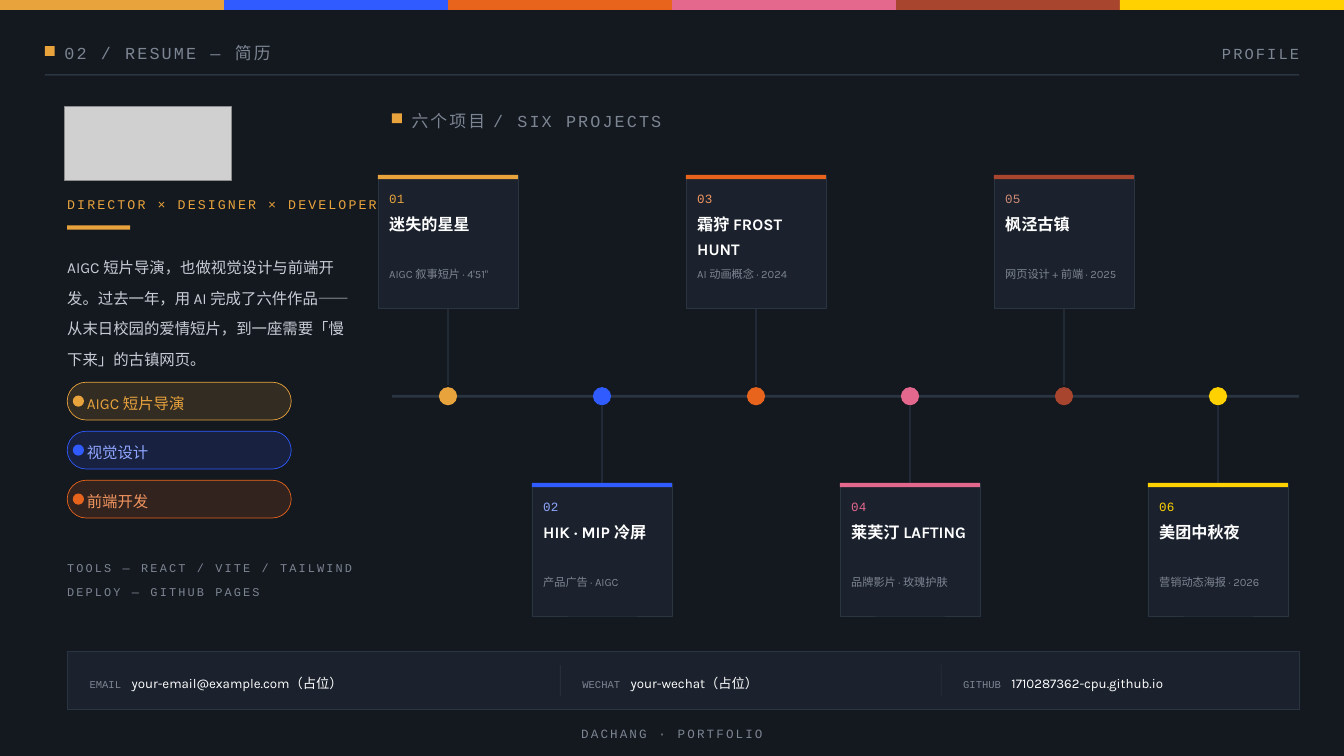
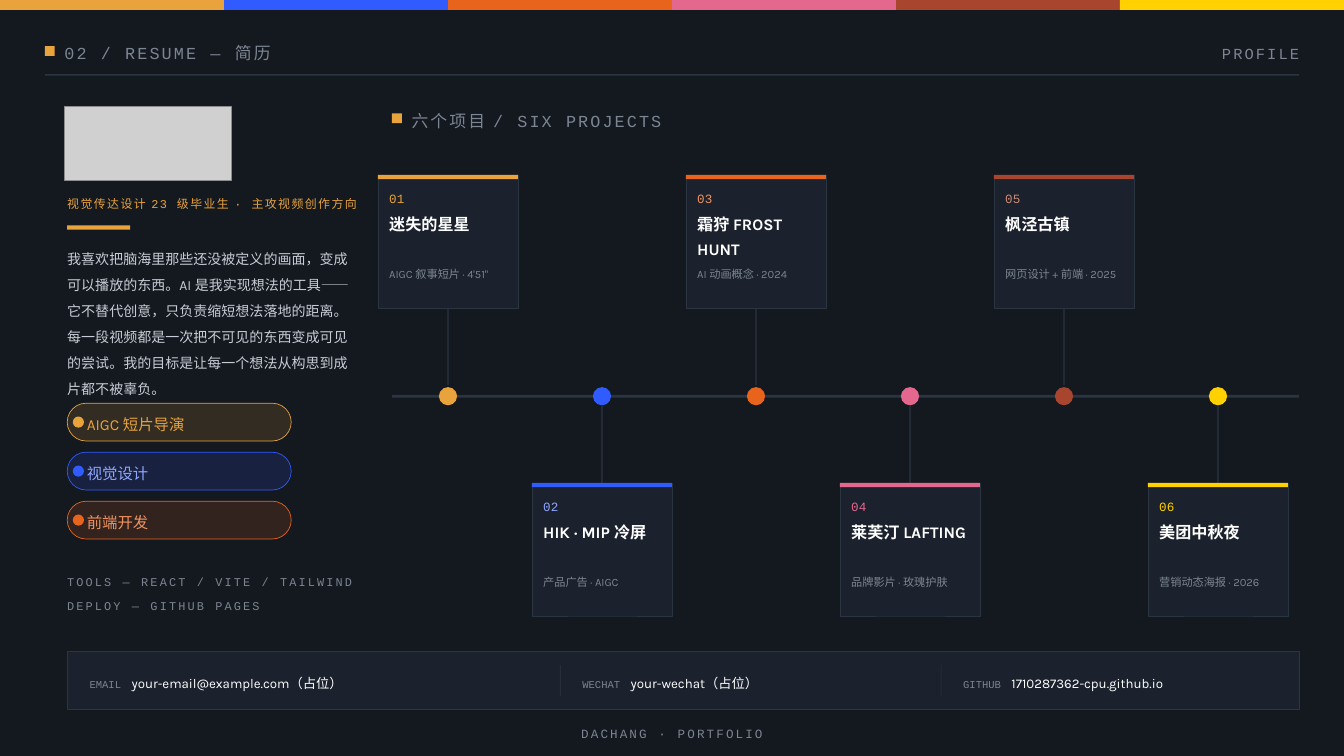
Before and after one commit to 1710287362-cpu/portfolio, a slide deck: slide 2 of portfolio_frame/portfolio_frame.pptx. Drawn at 1344x756 pixels with LibreOffice and Linux fonts; fonts in the diff are those of the drawing; grey boxes stand for pictures. Boxes give left, top, right and bottom in pixels: in the first picture for what was removed or moved away, otherwise in the second. Text is boxed around its words. In the diff, an @@ line names an element or a change of style, - is before the commit and + after.

```diff
--- a/portfolio_frame/portfolio_frame.pptx
+++ b/portfolio_frame/portfolio_frame.pptx
@@ text at (67, 198, 357, 209): text changed; size 19 to 17 pt @@
-DIRECTOR × DESIGNER × DEVELOPER
+视觉传达设计 23 级毕业生 · 主攻视频创作方向
@@ text at (67, 252, 349, 369): text changed; size 22 to 20 pt @@
-AIGC 短片导演，也做视觉设计与前端开发。过去一年，用 AI 完成了六件作品——从末日校园的爱情短片，到一座需要「慢下来」的古镇网页。
+我喜欢把脑海里那些还没被定义的画面，变成可以播放的东西。AI 是我实现想法的工具——它不替代创意，只负责缩短想法落地的距离。
+每一段视频都是一次把不可见的东西变成可见的尝试。我的目标是让每一个想法从构思到成片都不被辜负。
@@ 3 texts, 3 ellipses, 3 rounded rectangles: place and size @@
-3 texts, 3 ellipses, 3 rounded rectangles at (67, 382, 291, 518)
+3 texts, 3 ellipses, 3 rounded rectangles at (67, 403, 291, 539)
@@ text "TOOLS — REACT / VITE ...": place and size @@
-text "TOOLS — REACT / VITE ..." at (67, 564, 352, 596)
+text "TOOLS — REACT / VITE ..." at (67, 578, 352, 610)
```
Also in this commit, not shown: 16 other files.
